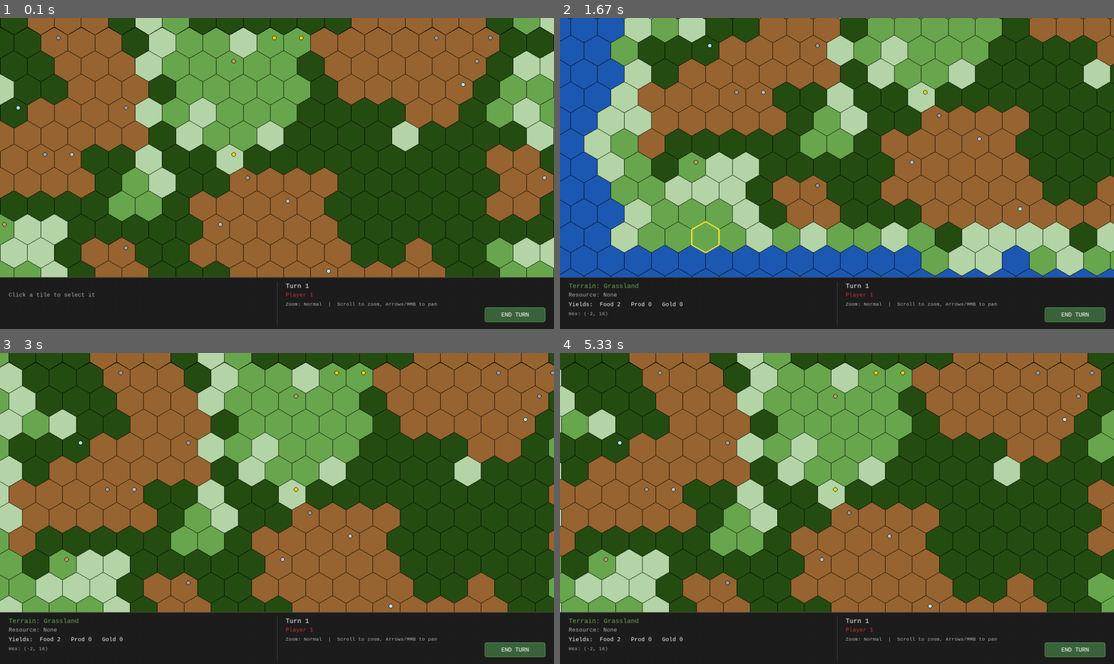
Above: before the commit, frames 1-4 (two rows, left to right).
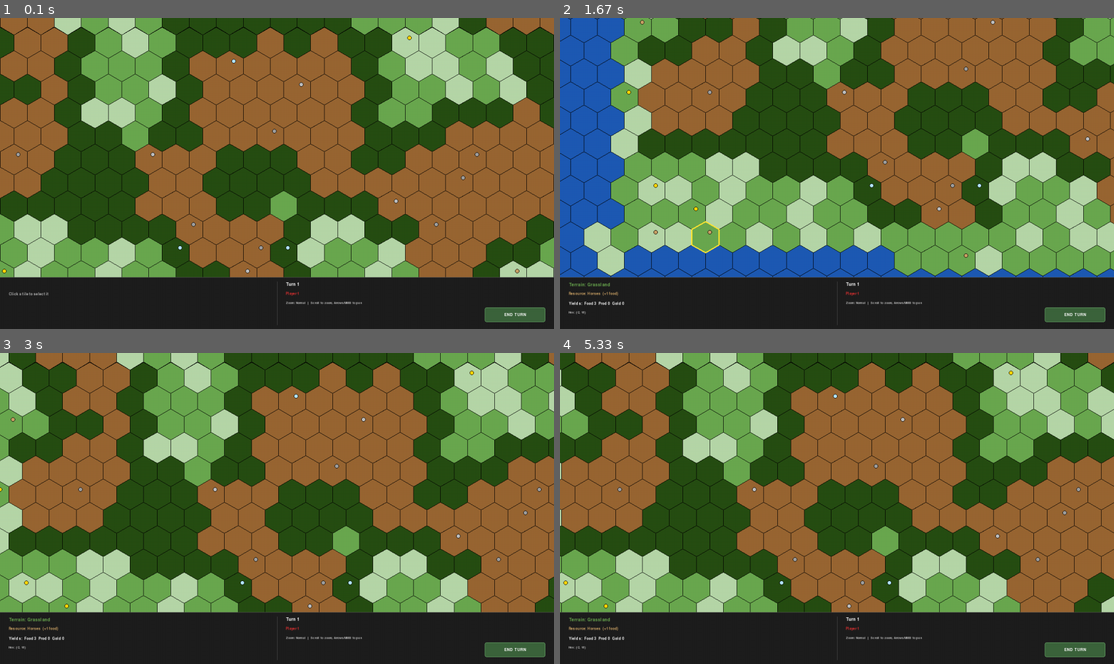
Above: after the commit, the same moments.

Repository: lorand77/civ_lite
Game: pygame game, started from main.py
Two runs of this game, one before a commit and one after it. Both use one fixed random seed, a clock stepped at 60 frames per second and the inputs below.
Inputs:
- Up to frame 1 (0.1 s): no input
- Up to frame 2 (1.67 s): click "Resource: None" at 0.38 s; hold Right 0.67-1.13 s; hold Up 1.17-1.47 s; hold Right from 1.5 s (still down)
- Up to frame 3 (3 s): release Right at 1.97 s; hold Left 2-2.53 s; hold Down 2.57-2.87 s; hold Left from 2.9 s (still down)
- Up to frame 4 (5.33 s): release Left at 3.3 s; hold Up 3.33-3.7 s; hold Right 3.73-4.37 s; hold Down 4.4-4.77 s; hold Left 4.8-5.27 s; hold Right from 5.3 s (still down)

The runs differ from the first frame. In frame 1, 59% of the frame differs, in the area x 0-100%, y 0-97%; in frame 2, 43%; in frame 3, 56%; in frame 4, 57%.

Commit message:
markdown

Diff:
--- a/civ_game/ui/hud.py
+++ b/civ_game/ui/hud.py
@@ -41,8 +41,12 @@
         self.selected_unit = None
 
 
+_font_cache: dict[int, pygame.font.Font] = {}
+
 def _font(size):
-    return pygame.font.SysFont("monospace", size)
+    if size not in _font_cache:
+        _font_cache[size] = pygame.font.Font(None, size)
+    return _font_cache[size]
 
 
 def render_hud(screen, game, ui_state):
--- a/main.py
+++ b/main.py
@@ -55,7 +55,7 @@
     pygame.display.set_caption("CivPy")
     clock = pygame.time.Clock()
 
-    game = Game(num_players=4, map_cols=32, map_rows=20, seed=42)
+    game = Game(num_players=4, map_cols=32, map_rows=20, seed=None)
     ui_state = UIState()
 
     running = True
Binary file added: setup/claude-ai-logo.png
Not shown, added: setup/setup-devcontainers.md
Not shown, added: setup/setup.md
